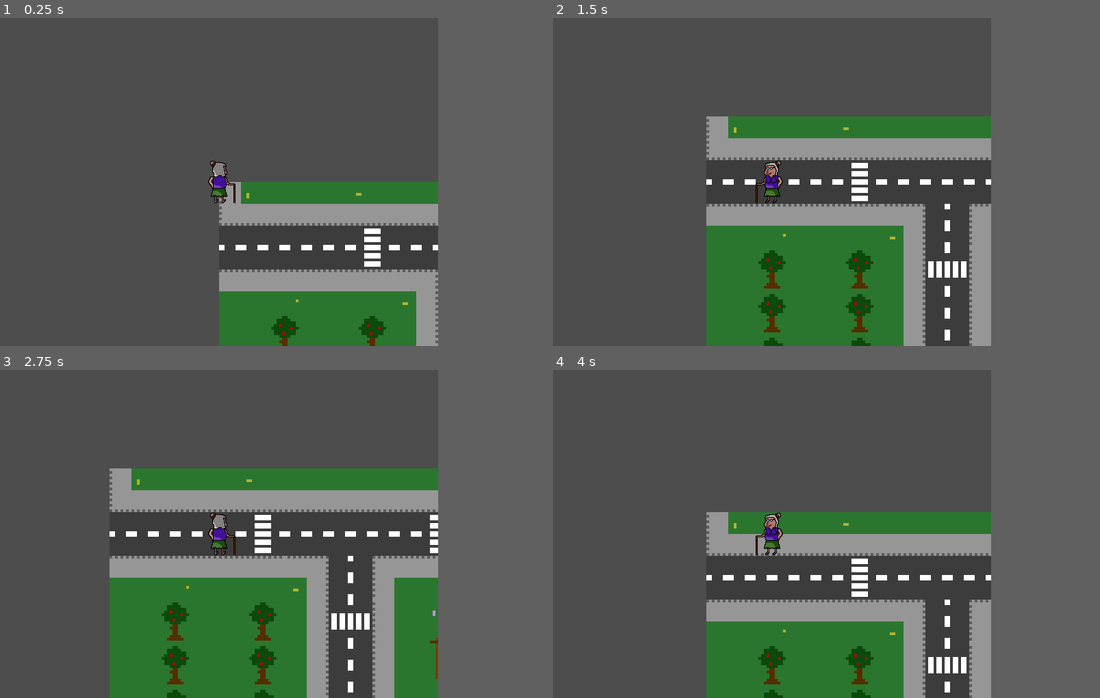
Above: before the commit, frames 1-4 (two rows, left to right).
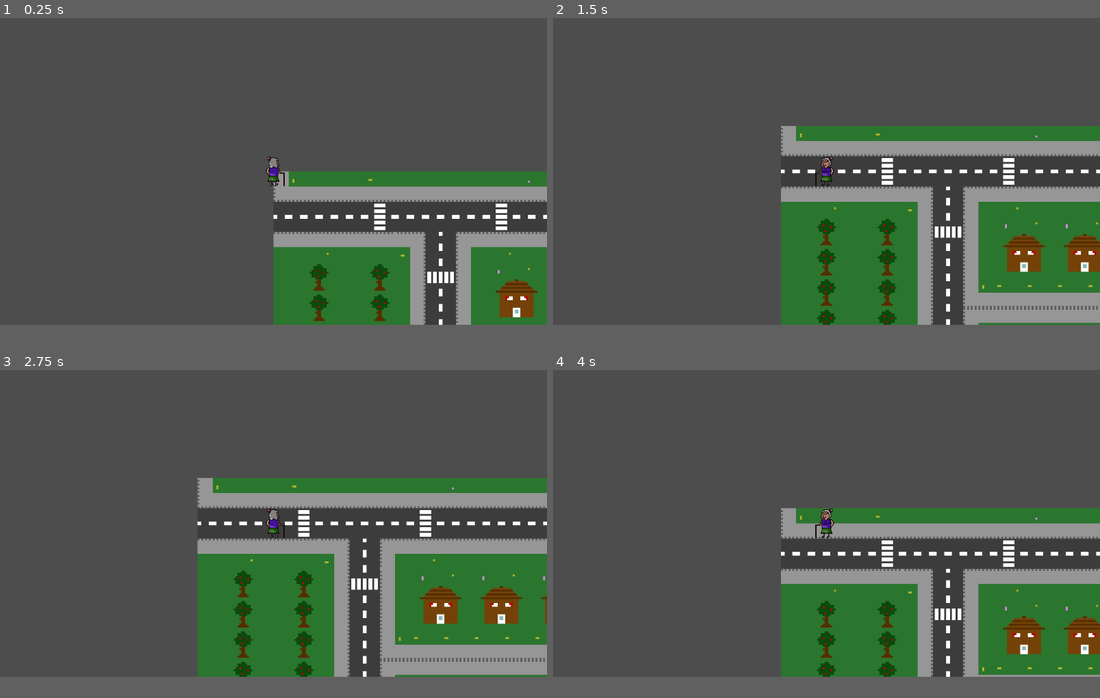
Above: after the commit, the same moments.

Repository: chrismeunier/EpicGameJam11
Game: Godot game, scene res://TileMap/world.tscn
Two runs of this game, one before a commit and one after it. Both use one fixed random seed, a clock stepped at 60 frames per second and the inputs below.
Inputs:
- Up to frame 1 (0.25 s): no input
- Up to frame 2 (1.5 s): tap Enter at 0.5 s; hold D (Right) 0.53-1.28 s; hold Shift 0.53-1.28 s; tap Space at 1.25 s; hold S (Down) from 1.28 s (still down); tap 2 at 1.35 s
- Up to frame 3 (2.75 s): tap Enter at 2 s; release S (Down) at 2.03 s; hold D (Right) from 2.03 s (still down); tap 3 at 2.1 s
- Up to frame 4 (4 s): tap Space at 2.75 s; release D (Right) at 2.78 s; hold W (Up) 2.78-3.53 s; tap 1 at 2.85 s; tap Enter at 3.5 s; hold A (Left) from 3.53 s (still down); hold Shift from 3.53 s (still down)
In our replay, the window is 640x480 before the commit and 799x449 after it. These sizes can differ from the game's own. Grey fills any space a smaller window leaves; there, only what the larger window draws over its background counts as a difference.

The runs differ from the first frame. In frame 1, 23% of the frame differs, in the area x 38-100%, y 42-100%; in frame 2, 32%; in frame 3, 35%, in the area x 0-100%, y 30-100%; in frame 4, 29%.

Commit message:
Moved icons

Diff:
--- a/interface/command_item.tscn
+++ b/interface/command_item.tscn
@@ -1,10 +1,10 @@
 [gd_scene load_steps=6 format=3 uid="uid://b87lnji1mtd60"]
 
 [ext_resource type="Texture2D" uid="uid://cfar6npgupuuf" path="res://icon.svg" id="1_5kq1s"]
-[ext_resource type="Texture2D" uid="uid://bs7s25k1wngu0" path="res://iconSelect.svg" id="2_1sfwg"]
+[ext_resource type="Texture2D" uid="uid://bs7s25k1wngu0" path="res://Visuels/icons/iconSelect.svg" id="2_1sfwg"]
 [ext_resource type="Script" uid="uid://d1uquss3x5qx5" path="res://interface/command_item.gd" id="2_y3jy4"]
-[ext_resource type="Texture2D" uid="uid://drlimo86dlbvv" path="res://iconHover.svg" id="3_g161e"]
-[ext_resource type="Texture2D" uid="uid://bqn10tht0xpdd" path="res://iconGray.svg" id="4_ukheo"]
+[ext_resource type="Texture2D" uid="uid://drlimo86dlbvv" path="res://Visuels/icons/iconHover.svg" id="3_g161e"]
+[ext_resource type="Texture2D" uid="uid://bqn10tht0xpdd" path="res://Visuels/icons/iconGray.svg" id="4_ukheo"]
 
 [node name="CommandItem" type="TextureButton"]
 texture_filter = 1
--- a/interface/controls.tscn
+++ b/interface/controls.tscn
@@ -5,11 +5,11 @@
 [ext_resource type="Texture2D" uid="uid://cfar6npgupuuf" path="res://icon.svg" id="3_epadu"]
 [ext_resource type="PackedScene" uid="uid://jcmlafiwx4rg" path="res://interface/command_sequence.tscn" id="3_lodp2"]
 [ext_resource type="Theme" uid="uid://bo1gfp2uqybx" path="res://fonts/pixelFont.tres" id="5_2upaq"]
-[ext_resource type="Texture2D" uid="uid://bs7s25k1wngu0" path="res://iconSelect.svg" id="5_oghbf"]
+[ext_resource type="Texture2D" uid="uid://bs7s25k1wngu0" path="res://Visuels/icons/iconSelect.svg" id="5_oghbf"]
 [ext_resource type="Script" uid="uid://couw105c3bde4" path="res://addons/godot_state_charts/state_chart.gd" id="6_krx4v"]
-[ext_resource type="Texture2D" uid="uid://drlimo86dlbvv" path="res://iconHover.svg" id="6_uqaec"]
+[ext_resource type="Texture2D" uid="uid://drlimo86dlbvv" path="res://Visuels/icons/iconHover.svg" id="6_uqaec"]
 [ext_resource type="Script" uid="uid://jk2jm1g6q853" path="res://addons/godot_state_charts/compound_state.gd" id="7_mi4ox"]
-[ext_resource type="Texture2D" uid="uid://bqn10tht0xpdd" path="res://iconGray.svg" id="7_vgvyt"]
+[ext_resource type="Texture2D" uid="uid://bqn10tht0xpdd" path="res://Visuels/icons/iconGray.svg" id="7_vgvyt"]
 [ext_resource type="Script" uid="uid://cytafq8i1y8qm" path="res://addons/godot_state_charts/atomic_state.gd" id="8_65j56"]
 [ext_resource type="Script" uid="uid://cf1nsco3w0mf6" path="res://addons/godot_state_charts/transition.gd" id="9_bnwvy"]
 
--- a/project.godot
+++ b/project.godot
@@ -23,8 +23,6 @@
 
 window/size/resizable=false
 window/size/always_on_top=true
-window/size/viewport_width=640
-window/size/viewport_height=480
 
 [editor_plugins]
 
Renamed: iconGray.svg -> Visuels/icons/iconGray.svg
Not shown, changed: Visuels/icons/iconGray.svg.import
Renamed: iconHover.svg -> Visuels/icons/iconHover.svg
Not shown, changed: Visuels/icons/iconHover.svg.import
Renamed: iconSelect.svg -> Visuels/icons/iconSelect.svg
Not shown, changed: Visuels/icons/iconSelect.svg.import
